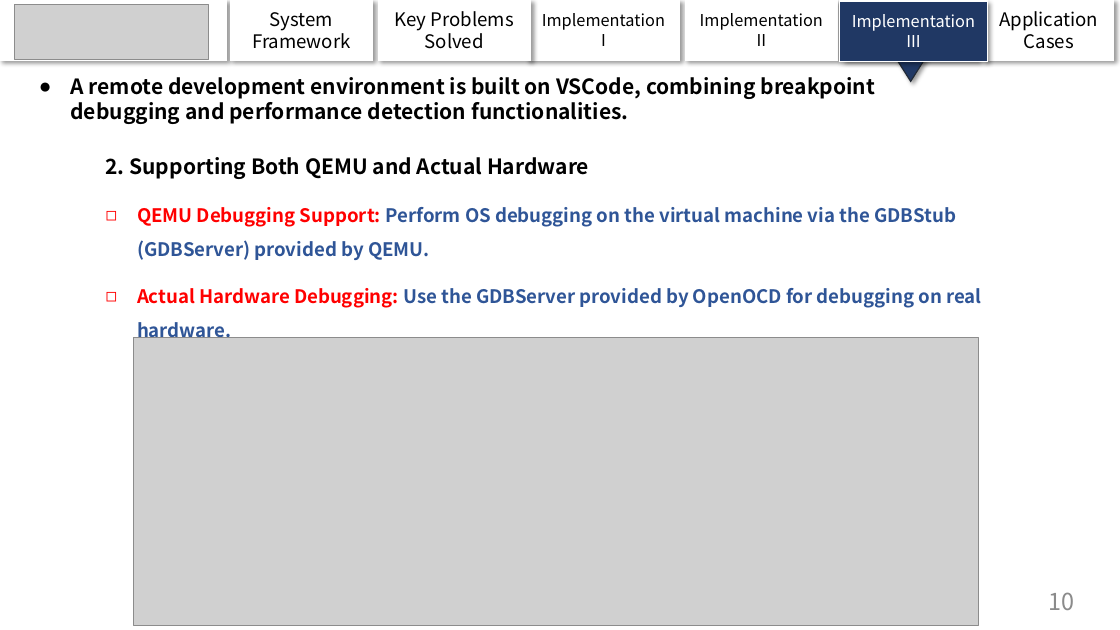
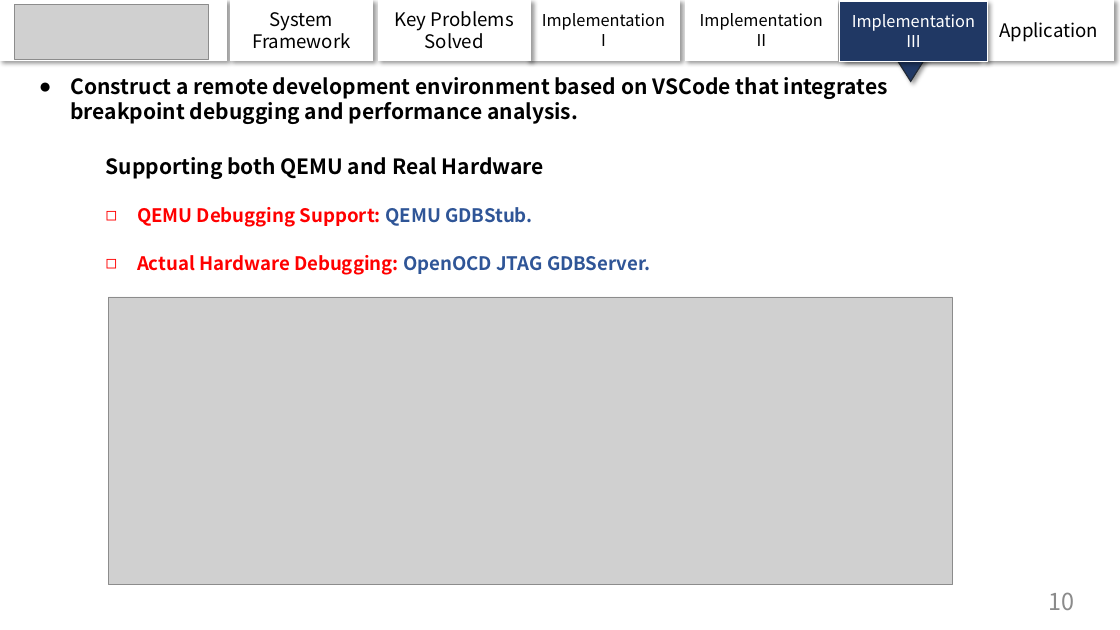
Before and after one commit to chenzhiy2001/code-debug-paper, a slide deck: slide 10 of ICCEA.pptx. Drawn at 1120x630 pixels with LibreOffice and Linux fonts; fonts in the diff are those of the drawing; grey boxes stand for pictures. Boxes give left, top, right and bottom in pixels: in the first picture for what was removed or moved away, otherwise in the second. Text is boxed around its words. In the diff, an @@ line names an element or a change of style, - is before the commit and + after.

```diff
--- a/ICCEA.pptx
+++ b/ICCEA.pptx
@@ text in rectangle at bbox=[999, 22, 1098, 42]: text changed @@
-Application Cases
+Application
@@ text at bbox=[70, 77, 888, 124]: text changed @@
-● A remote development environment is built on VSCode, combining breakpoint debugging and performance detection functionalities.
+● Construct a remote development environment based on VSCode that integrates breakpoint debugging and performance analysis.
@@ text at bbox=[106, 157, 651, 275]: text changed; text colour #2F5597 to #FF0000 @@
-  2. Supporting Both QEMU and Actual Hardware
-  ◻ QEMU Debugging Support: Perform OS debugging on the virtual machine via the GDBStub (GDBServer) provided by QEMU.
-  ◻ Actual Hardware Debugging: Use the GDBServer provided by OpenOCD for debugging on real hardware.
+  Supporting both QEMU and Real Hardware
+  ◻ QEMU Debugging Support: QEMU GDBStub.
+  ◻ Actual Hardware Debugging: OpenOCD JTAG GDBServer.
@@ picture: place and size @@
-picture at bbox=[134, 338, 978, 626]
+picture at bbox=[108, 297, 953, 586]
```
Also in this commit, not shown: 10 other slides changed.
